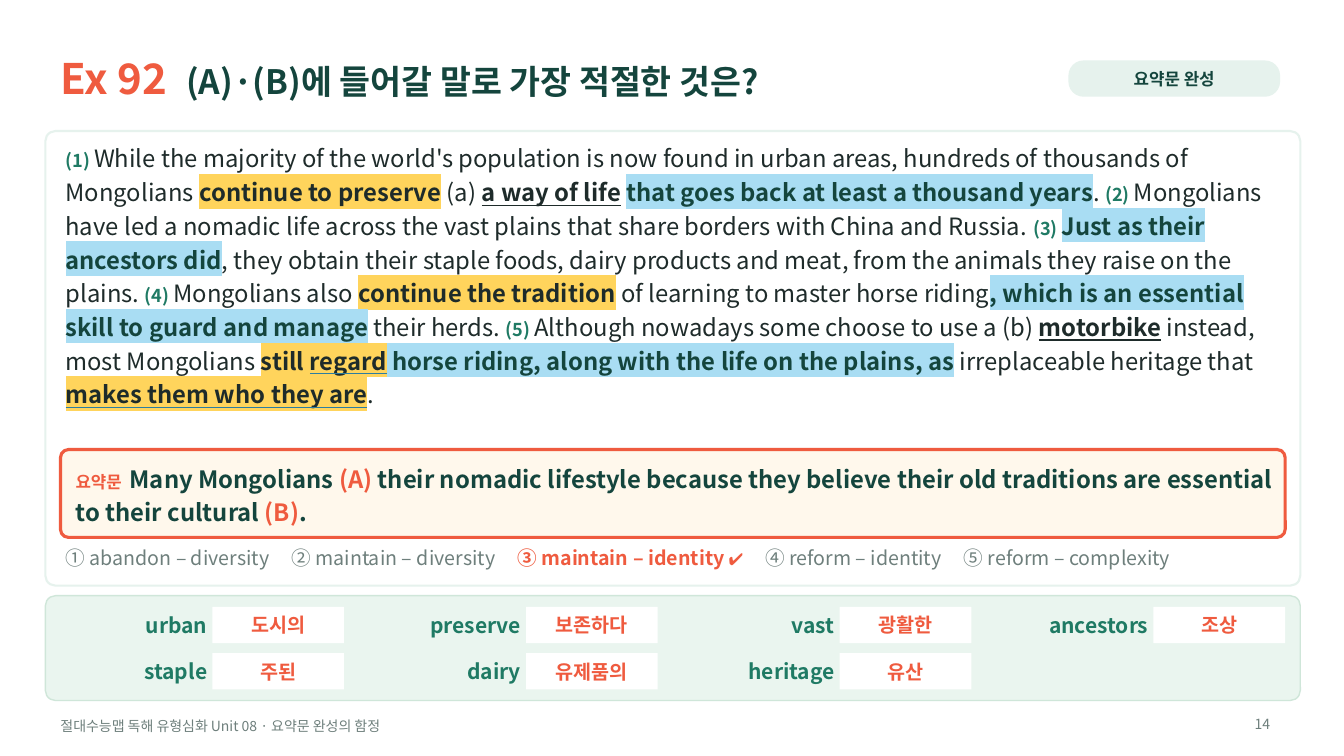
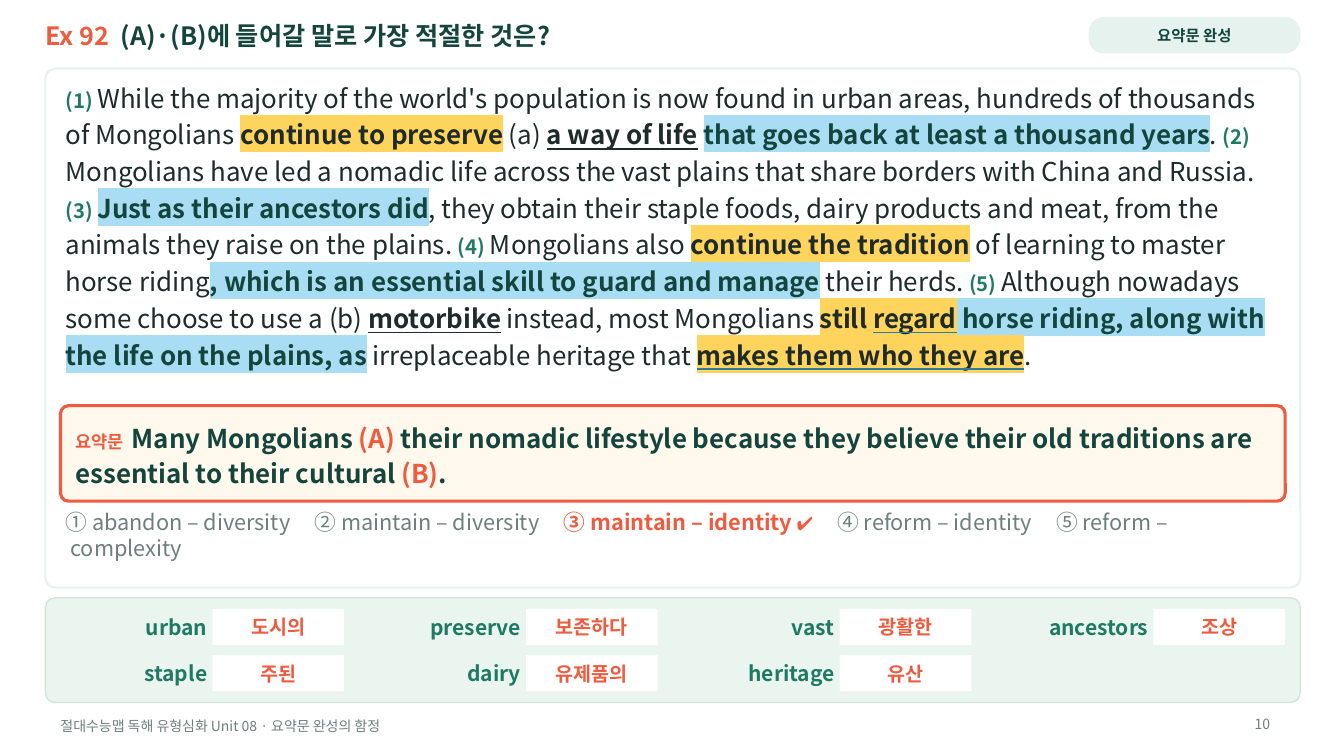
Before and after one commit to HUFSDavid/HUFSDavid, a slide deck: slide 10 of 절대수능맵_독해유형심화_Unit08_수업PPT.pptx (slide 14 before the commit). Drawn at 1344x756 pixels with LibreOffice and Linux fonts; fonts in the diff are those of the drawing. Boxes give left, top, right and bottom in pixels: in the first picture for what was removed or moved away, otherwise in the second. Text is boxed around its words. In the diff, an @@ line names an element or a change of style, - is before the commit and + after.

```diff
--- a/절대수능맵_독해유형심화_Unit08_수업PPT.pptx
+++ b/절대수능맵_독해유형심화_Unit08_수업PPT.pptx
@@ text "Ex 92 (A)·(B)에 들어갈 말로 ...": place and size @@
-text "Ex 92 (A)·(B)에 들어갈 말로 ..." at box(60, 63, 758, 101)
+text "Ex 92 (A)·(B)에 들어갈 말로 ..." at box(45, 24, 550, 50)
@@ text "Ex 92 (A)·(B)에 들어갈 말로 ..." at box(45, 24, 550, 50): size 30 to 18 pt in "Ex 92"; size 24 to 18 pt in "(A)·(B)에 들어갈 말로 가장 적절한 것은?" @@
@@ rounded rectangle "요약문 완성": place and size @@
-rounded rectangle "요약문 완성" at box(1069, 60, 1280, 97)
+rounded rectangle "요약문 완성" at box(1089, 17, 1301, 53)
@@ rounded rectangle "요약문 완성" at box(1089, 17, 1301, 53): size 12 to 11 pt @@
@@ rounded rectangle: place and size @@
-rounded rectangle at box(45, 131, 1301, 586)
+rounded rectangle at box(45, 69, 1301, 588)
@@ rounded rectangle at box(45, 69, 1301, 588): proportions changed @@
@@ text "(1) While the majority of ...": place and size @@
-text "(1) While the majority of ..." at box(66, 147, 1262, 409)
+text "(1) While the majority of ..." at box(66, 87, 1266, 372)
@@ text "(1) While the majority of ..." at box(66, 87, 1266, 372): size 13 to 14.5 pt in "(1) (2) (3) (4) (5)"; size 17 to 18.5 pt @@
@@ rounded rectangle at box(60, 405, 1286, 501): proportions changed @@
@@ rounded rectangle: place and size @@
-rounded rectangle at box(60, 450, 1286, 537)
+rounded rectangle at box(60, 405, 1286, 501)
@@ text "요약문 Many Mongolians (A) their ...": place and size @@
-text "요약문 Many Mongolians (A) their ..." at box(76, 468, 1272, 526)
+text "요약문 Many Mongolians (A) their ..." at box(76, 426, 1252, 488)
@@ text "요약문 Many Mongolians (A) their ..." at box(76, 426, 1252, 488): size 12 to 12.5 pt in "요약문"; size 17 to 18.5 pt @@
@@ text "① abandon – diversity ② ...": place and size @@
-text "① abandon – diversity ② ..." at box(66, 548, 1170, 570)
+text "① abandon – diversity ② ..." at box(66, 511, 1152, 535)
@@ text "① abandon – diversity ② ..." at box(66, 511, 1152, 535): size 14 to 15.5 pt; size 12 to 13.5 pt in "✔" @@
@@ page number at box(1255, 718, 1271, 729): text changed @@
-14
+10
```
Also in this commit, not shown: 23 other slides changed, 1 slide added, 5 slides removed, 5 other files.
